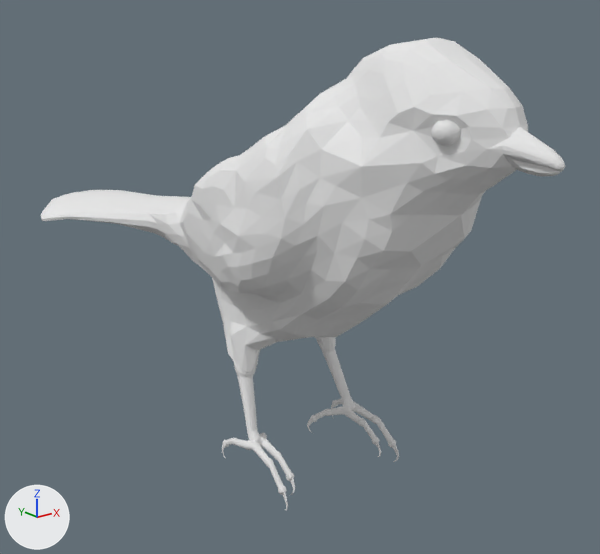
Renders of the OBJ model strike_with_a_pose/scene_files/bird.obj from each side of a commit.
Camera for both pictures: a camera (50 mm lens) standing at (-1.25, -1.53, 1.06) and looking at (0.12, 0.18, 0.37). Lighting does not change. The marker at lower left points along +X, +Y and +Z. Where no turn or scale is listed for an object, it has been applied to the vertices.

The first picture shows 'chickdee'.
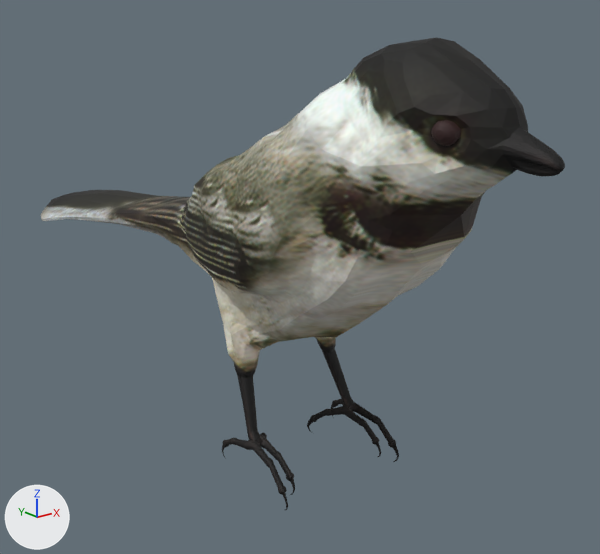
The change, as a list of edits to the scene's bpy script:
```text
Add img_bird_tga:
    img_bird_tga = load_image('bird.tga', 'bird.tga', 771, 420, 'sRGB')
Change mat_chkd_body:
    remove mat_chkd_body.base_color = (0.8, 0.8, 0.8)  # white #e7e7e7
    add mat_chkd_body.texture = img_bird_tga
    mat_chkd_body.roughness: 1.0 -> 0.69
Change mat_chkd_eye:
    mat_chkd_eye.base_color: (0.8, 0.8, 0.8) -> (0.0314, 0.00941, 0.00941)  # white #e7e7e7 -> brown #321818
```

What differs and where, as boxes [x1, y1, x2, y2] in the pictures (600 x 554 px):
'chickdee', surface changed, recoloured (white to grey)
    both: [41, 37, 565, 510]
